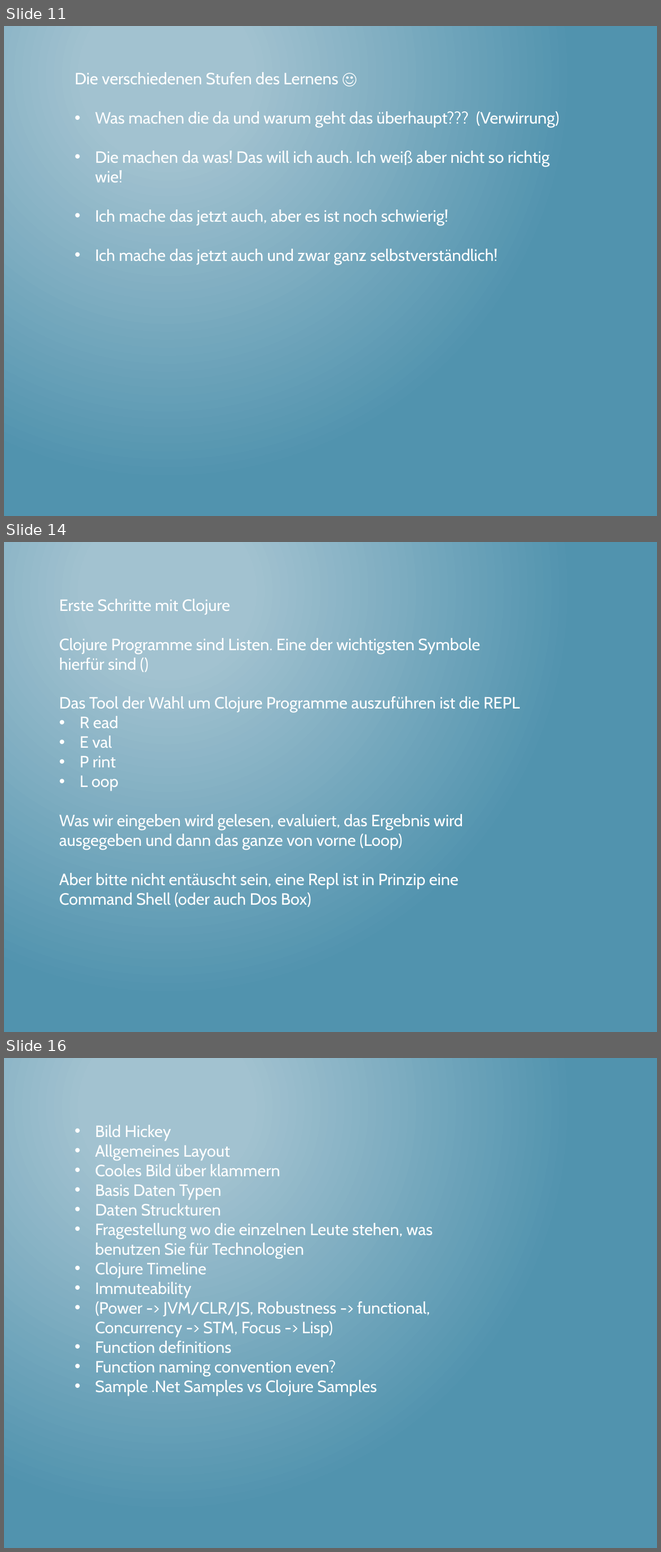
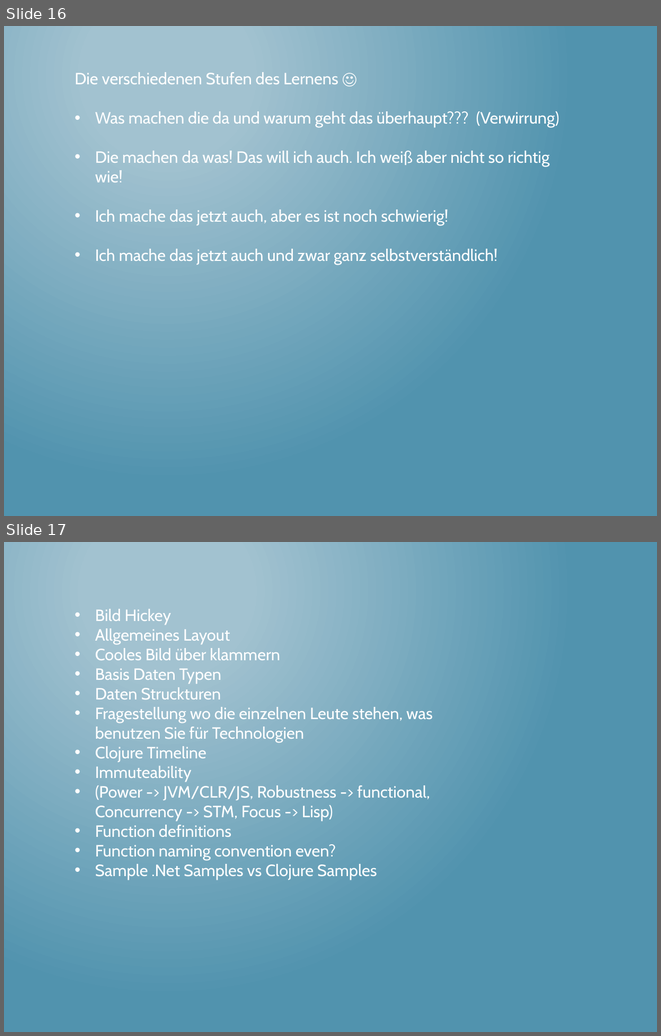
Before and after one commit to thomasschulte/ClojureUsergroupDemo, a slide deck: Clojure Vortrag .NET User Group.pptx. Shown one above the other, each under a label of ours: slides 11, 14 and 16 before the commit, slides 16 and 17 after it; the slides between them are not shown. The pictures are 661x1552 and 661x1036 pixels, drawn with LibreOffice and Linux fonts; fonts in the diff are those of the drawing. Boxes give left, top, right and bottom in pixels: in the first picture for what was removed or moved away, otherwise in the second. Text is boxed around its words. In the diff, an @@ line names an element or a change of style, - is before the commit and + after.

Commit message:
Clojure Source Files

```diff
--- a/Clojure Vortrag .NET User Group.pptx
+++ b/Clojure Vortrag .NET User Group.pptx
@@ slide 14 removed at <box>4,542,657,1032</box>, background gradient #A3C3D1 to #5194AF @@
@@ text removed at <box>59,599,520,907</box> @@
-Erste Schritte mit Clojure
-Clojure Programme sind Listen. Eine der wichtigsten Symbole hierfür sind ()
-Das Tool der Wahl um Clojure Programme auszuführen ist die REPL
-• R ead
-• E val
-• P rint
-• L oop
-Was wir eingeben wird gelesen, evaluiert, das Ergebnis wird ausgegeben und dann das ganze von vorne (Loop)
-Aber bitte nicht entäuscht sein, eine Repl ist in Prinzip eine Command Shell (oder auch Dos Box)
@@ what was slide 11 is now slide 16 @@
@@ what was slide 16 is now slide 17 @@
```
Also in this commit, not shown: 5 slides added, 4 other slides removed, 4 other files.
